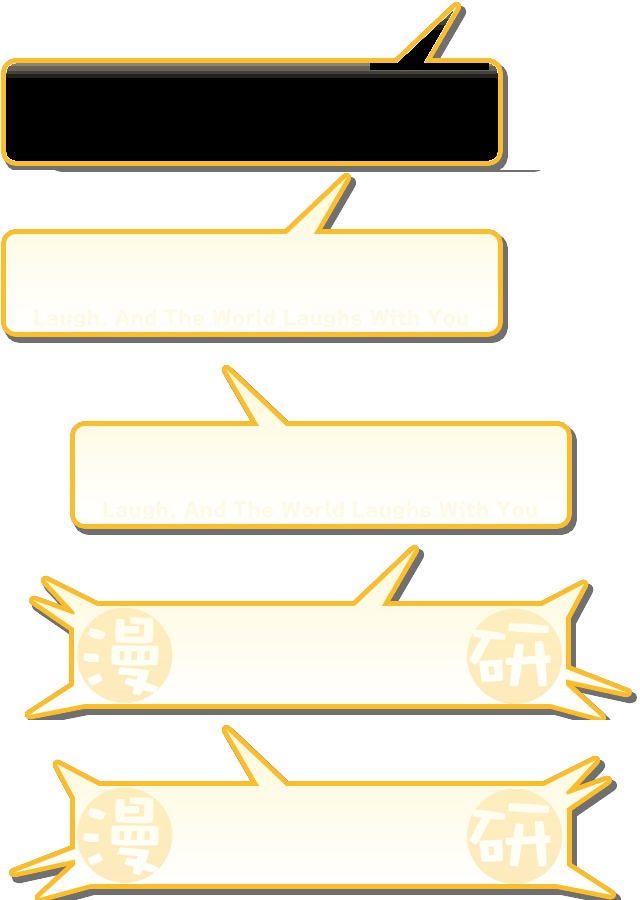
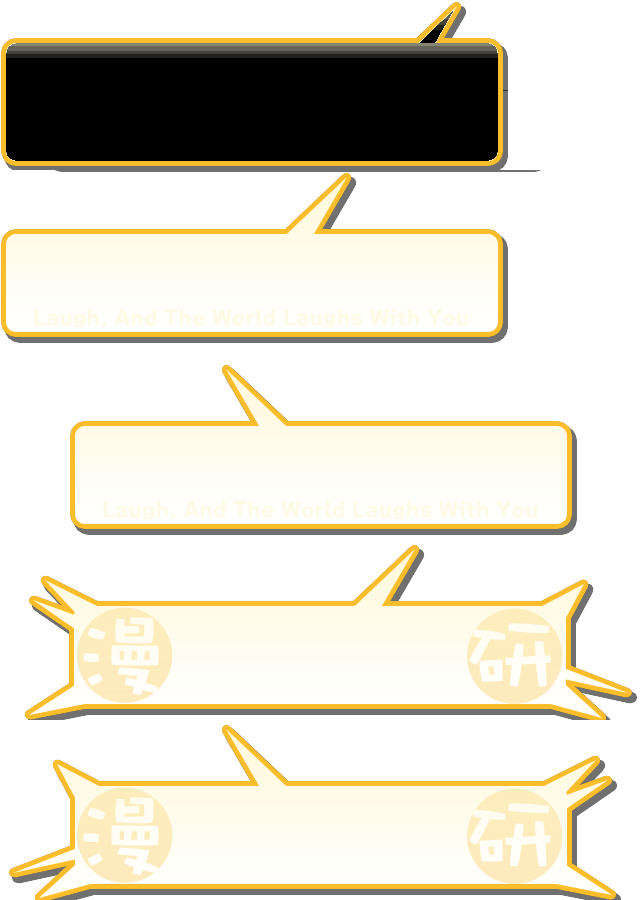
Layer changes from the first 640×900 image to the second:
painted on "51870.png" over [1, 33, 508, 91]
